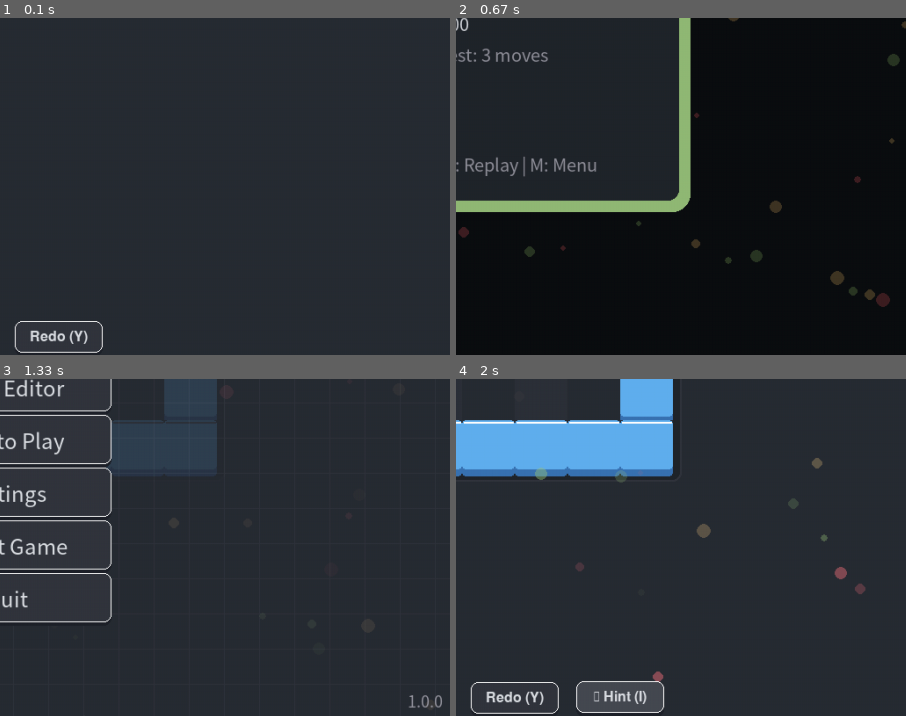
Above: before the commit, frames 1-4 (two rows, left to right).
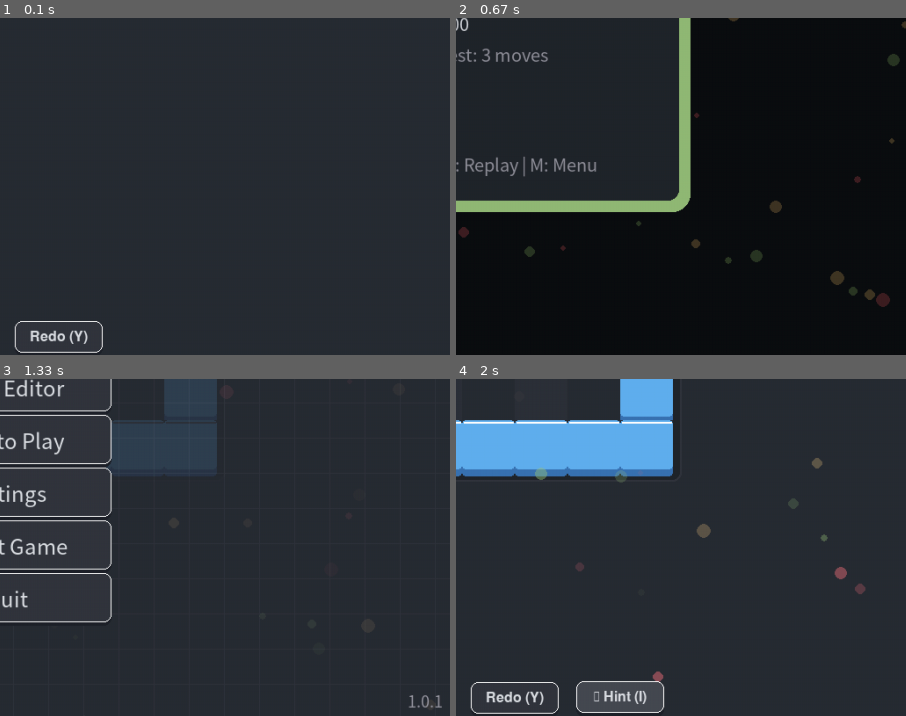
Above: after the commit, the same moments.

Repository: YI-TING-EE13/Pushbox-Pygame
Game: pygame game, started from main.py
Same seed, same stepped clock (60 frames per second), same inputs: the game is played once before the commit and once after it.
Inputs:
- Up to frame 1 (0.1 s): no input
- Up to frame 2 (0.67 s): hold Right from 0.33 s (still down)
- Up to frame 3 (1.33 s): release Right at 0.8 s; tap W at 0.88 s; click "Start Game" at 1.27 s
- Up to frame 4 (2 s): tap 4 at 1.55 s; click "💡 Hint (I)" at 1.93 s
The pictures show only the part of the screen within x 49-99%, y 49-99%; the shares and areas given below are measured in that part.

Frames 1-2 are identical in both runs. In frame 3, less than 0.1% of the frame differs, in the area x 96-99%, y 94-98%; in frame 4, nothing differs.

Commit message:
chore: bump version to v1.0.1

Diff:
--- a/pyproject.toml
+++ b/pyproject.toml
@@ -1,6 +1,6 @@
 [project]
 name = "pushbox-pygame"
-version = "1.0.0"
+version = "1.0.1"
 description = "A Python/Pygame Sokoban game with built-in levels, custom level editor, undo/redo, progress saving, and documented testing workflows."
 readme = "README.md"
 requires-python = ">=3.9"
--- a/scripts/build_windows.py
+++ b/scripts/build_windows.py
@@ -19,7 +19,7 @@
 
 # Package settings
 APP_NAME = "Pushbox-Pygame"
-VERSION = "1.0.0"
+VERSION = "1.0.1"
 ZIP_NAME = f"{APP_NAME}-v{VERSION}-windows-x64.zip"
 
 
--- a/src/pushbox/__init__.py
+++ b/src/pushbox/__init__.py
@@ -1,4 +1,4 @@
 """PushBox - A modern Sokoban puzzle game."""
 
-__version__ = "1.0.0"
+__version__ = "1.0.1"
 __author__ = "PushBox Team"
--- a/src/pushbox/utils/constants.py
+++ b/src/pushbox/utils/constants.py
@@ -7,7 +7,7 @@
 ColorWithAlpha = tuple[int, int, int, int]
 ColorLike = Union[Color, ColorWithAlpha]
 
-APP_VERSION = "1.0.0"
+APP_VERSION = "1.0.1"
 
 
 class CellType(IntEnum):
Not shown, changed: README.md
Not shown, changed: AGENTS.md
Not shown, changed: RELEASE_NOTES.md
Not shown, changed: uv.lock
